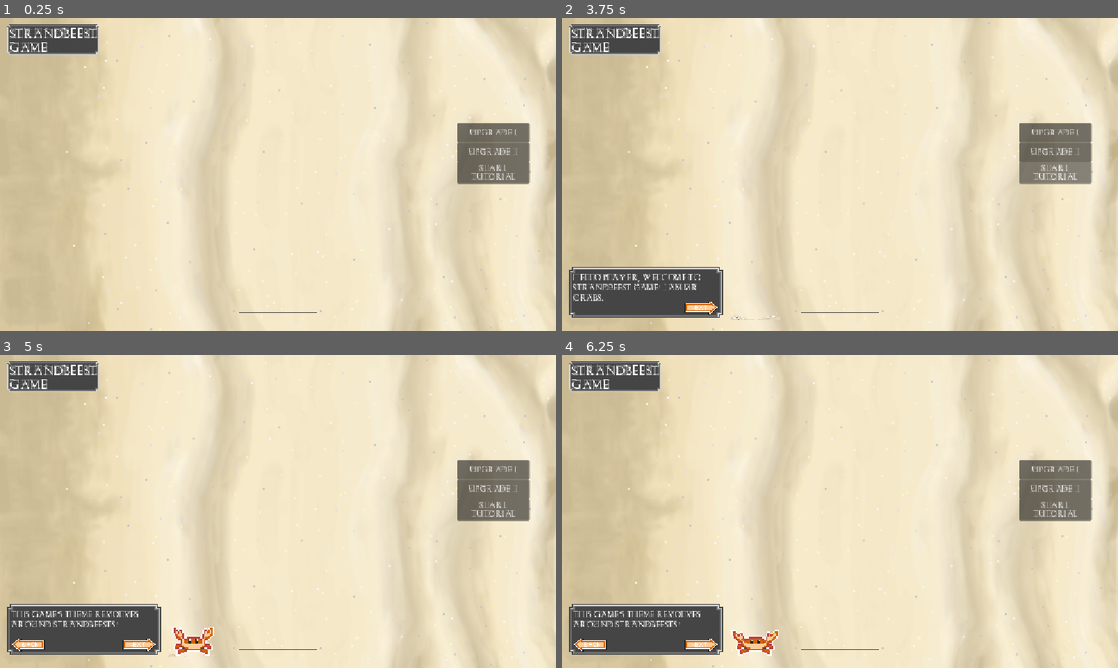
Above: before the commit, frames 1-4 (two rows, left to right).
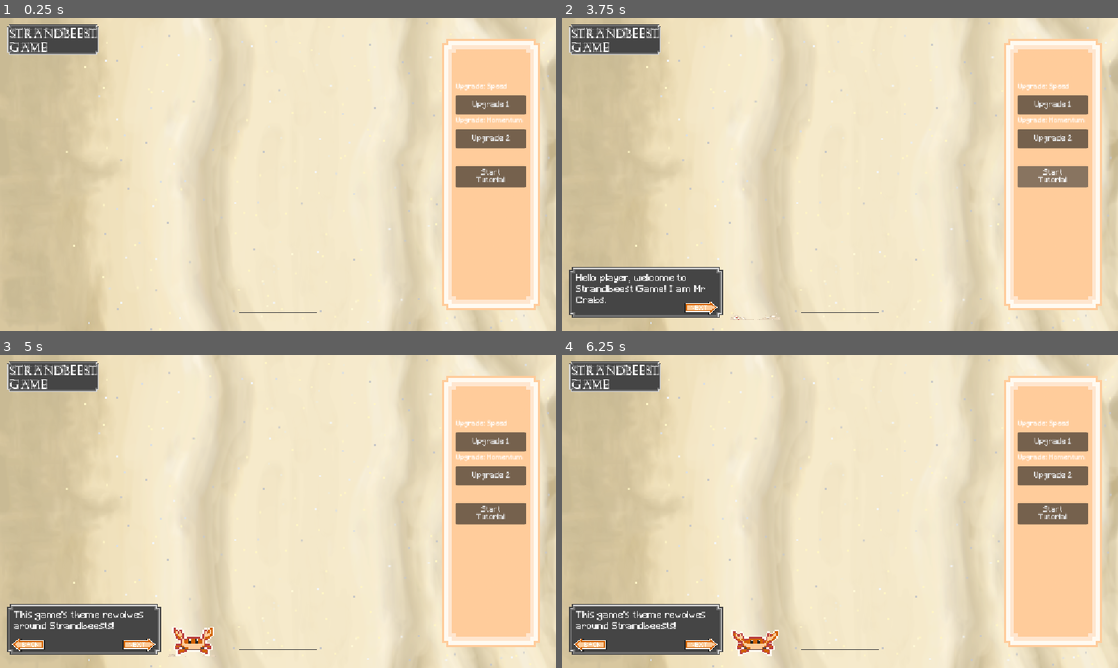
Above: after the commit, the same moments.

Repository: ArifD2286/Strandbeest-Game
Game: Godot game, scene res://Game.tscn
Two runs of this game, one before a commit and one after it. Both use one fixed random seed, a clock stepped at 60 frames per second and the inputs below.
Inputs (mouse positions are in pixels of both pictures, inside the frame that each line leads up to):
- Up to frame 1 (0.25 s): no input
- Up to frame 2 (3.75 s): click "Upgrade i" (after the commit: "Upgrade 1") at 0.5 s; click "Upgrade ii" (after the commit: "Upgrade 2") at 1.25 s; tap Enter at 2 s; move the mouse to (962, 158) at 2.02 s; hold Right 2.03-2.75 s; tap Alt at 2.1 s; click (962, 158) at 2.17 s; drag from (728, 190) to (812, 237) at 2.77 s; click "Start Tutorial" at 3.5 s
- Up to frame 3 (5 s): click (139, 646) at 4.25 s
- Up to frame 4 (6.25 s): click (701, 646) at 5 s; click (589, 646) at 5.75 s

The runs differ from the first frame. In frame 1, 13% of the frame differs, in the area x 79-98%, y 6-94%; in frame 2, 14%, in the area x 2-98%, y 6-94%; in frame 3, 14%; in frame 4, 14%.

Commit message:
Update 4.3
Changes:
- Added button panel design
- Changed font of most texts

Diff:
--- a/strandbeest-game/Game.tscn
+++ b/strandbeest-game/Game.tscn
@@ -21,6 +21,8 @@
 [ext_resource type="Texture2D" uid="uid://osjvb633a141" path="res://assets/crab idle.png" id="18_wuoie"]
 [ext_resource type="Script" uid="uid://dcw15ic0gam3p" path="res://tutorial.gd" id="20_cpsxm"]
 [ext_resource type="Texture2D" uid="uid://uv5kp0kxoone" path="res://assets/Sand.png" id="20_hmewc"]
+[ext_resource type="FontFile" uid="uid://di0uluy8om5r5" path="res://Minecraft.ttf" id="21_bisgb"]
+[ext_resource type="Texture2D" uid="uid://dkq2r1fo3wcuy" path="res://assets/button panel.png" id="21_y5ctq"]
 [ext_resource type="Texture2D" uid="uid://diwvdpxtgtmhw" path="res://assets/back arrow 1.png" id="22_jsoai"]
 [ext_resource type="Texture2D" uid="uid://dwbuf621uj8gt" path="res://assets/back arrow 2.png" id="23_bisgb"]
 [ext_resource type="Texture2D" uid="uid://brlirbmaowloi" path="res://assets/next arrow 1.png" id="24_y5ctq"]
@@ -328,27 +330,46 @@
 [node name="Buttons Panel Background" type="TextureRect" parent="UI" unique_id=1799130340]
 texture_filter = 1
 offset_left = 912.0
-offset_top = 20.0
-offset_right = 1132.0
-offset_bottom = 628.0
+offset_top = 40.0
+offset_right = 1122.0
+offset_bottom = 608.0
+texture = ExtResource("21_y5ctq")
 
 [node name="Upgrade 1" type="Button" parent="UI" unique_id=1421568814]
 texture_filter = 1
-offset_left = 947.0
-offset_top = 218.0
-offset_right = 1097.0
-offset_bottom = 258.0
-theme_override_fonts/font = ExtResource("1_xkndl")
-text = "Upgrade i"
+offset_left = 944.0
+offset_top = 160.0
+offset_right = 1090.0
+offset_bottom = 200.0
+theme_override_fonts/font = ExtResource("21_bisgb")
+text = "Upgrade 1"
 
 [node name="Upgrade 2" type="Button" parent="UI" unique_id=1708285578]
 texture_filter = 1
-offset_left = 947.0
-offset_top = 258.0
-offset_right = 1097.0
-offset_bottom = 298.0
-theme_override_fonts/font = ExtResource("1_xkndl")
-text = "Upgrade ii"
+offset_left = 944.0
+offset_top = 230.0
+offset_right = 1090.0
+offset_bottom = 270.0
+theme_override_fonts/font = ExtResource("21_bisgb")
+text = "Upgrade 2"
+
+[node name="Upg 1 Desc" type="Label" parent="UI" unique_id=305596057]
+offset_left = 944.0
+offset_top = 135.0
+offset_right = 1090.0
+offset_bottom = 160.0
+theme_override_fonts/font = ExtResource("21_bisgb")
+theme_override_font_sizes/font_size = 14
+text = "Upgrade: Speed"
+
+[node name="Upg 2 Desc" type="Label" parent="UI" unique_id=664397404]
+offset_left = 944.0
+offset_top = 205.0
+offset_right = 1090.0
+offset_bottom = 230.0
+theme_override_fonts/font = ExtResource("21_bisgb")
+theme_override_font_sizes/font_size = 14
+text = "Upgrade: Momentum"
 
 [node name="Tutorial" type="Control" parent="UI" unique_id=1892516250]
 layout_mode = 3
@@ -375,6 +396,7 @@
 offset_right = 76.0
 offset_bottom = 608.0
 scale = Vector2(1.3992918, 1.3992918)
+theme_override_fonts/font = ExtResource("21_bisgb")
 theme_override_styles/normal = SubResource("StyleBoxTexture_vjehv")
 theme_override_styles/pressed = SubResource("StyleBoxTexture_obgl4")
 theme_override_styles/hover = SubResource("StyleBoxTexture_jsoai")
@@ -387,6 +409,7 @@
 offset_right = 304.00006
 offset_bottom = 608.0
 scale = Vector2(1.3954034, 1.3954034)
+theme_override_fonts/font = ExtResource("21_bisgb")
 theme_override_styles/normal = SubResource("StyleBoxTexture_oa40p")
 theme_override_styles/pressed = SubResource("StyleBoxTexture_lgilx")
 theme_override_styles/hover = SubResource("StyleBoxTexture_8ktx7")
@@ -394,26 +417,31 @@
 [node name="Dialogue" type="Label" parent="UI/Tutorial" unique_id=2030920503]
 texture_filter = 1
 layout_mode = 0
-offset_left = 22.0
-offset_top = 529.0
-offset_right = 315.0
-offset_bottom = 565.0
-theme_override_fonts/font = ExtResource("1_xkndl")
-theme_override_font_sizes/font_size = 16
-text = "hi"
+offset_left = 28.0
+offset_top = 530.0
+offset_right = 321.0
+offset_bottom = 566.0
+theme_override_fonts/font = ExtResource("21_bisgb")
+theme_override_font_sizes/font_size = 20
+text = "Hi"
 autowrap_mode = 2
 
 [node name="Start Tutorial" type="Button" parent="UI/Tutorial" unique_id=171098884]
 texture_filter = 1
 layout_mode = 0
-offset_left = 947.0
-offset_top = 298.0
-offset_right = 1097.0
-offset_bottom = 343.0
-theme_override_fonts/font = ExtResource("1_xkndl")
+offset_left = 944.0
+offset_top = 306.0
+offset_right = 1090.0
+offset_bottom = 351.0
+theme_override_fonts/font = ExtResource("21_bisgb")
 text = "Start
 Tutorial"
 
+[node name="Tutorial Description" type="Label" parent="UI/Tutorial" unique_id=1246340540]
+layout_mode = 0
+offset_right = 40.0
+offset_bottom = 23.0
+
 [node name="TextureRect" type="TextureRect" parent="UI/Tutorial" unique_id=722616852]
 texture_filter = 1
 layout_mode = 0
Binary file added: strandbeest-game/Minecraft.ttf
Not shown, added: strandbeest-game/Minecraft.ttf.import
Binary file added: strandbeest-game/assets/button panel.png
Not shown, added: strandbeest-game/assets/button panel.png.import
Not shown, changed: strandbeest-game/.DS_Store
Not shown, removed: strandbeest-game/minecraftfont.zip
